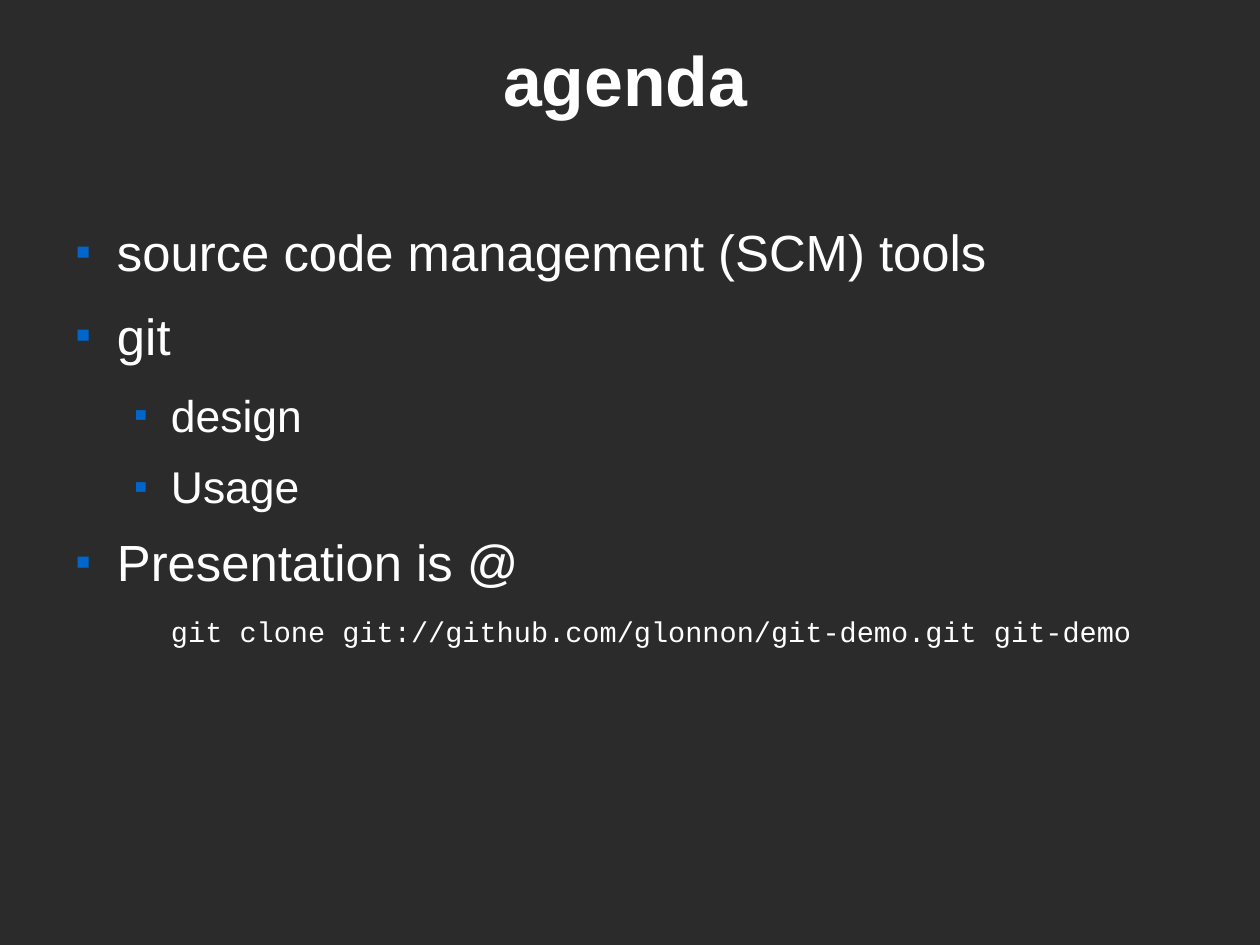
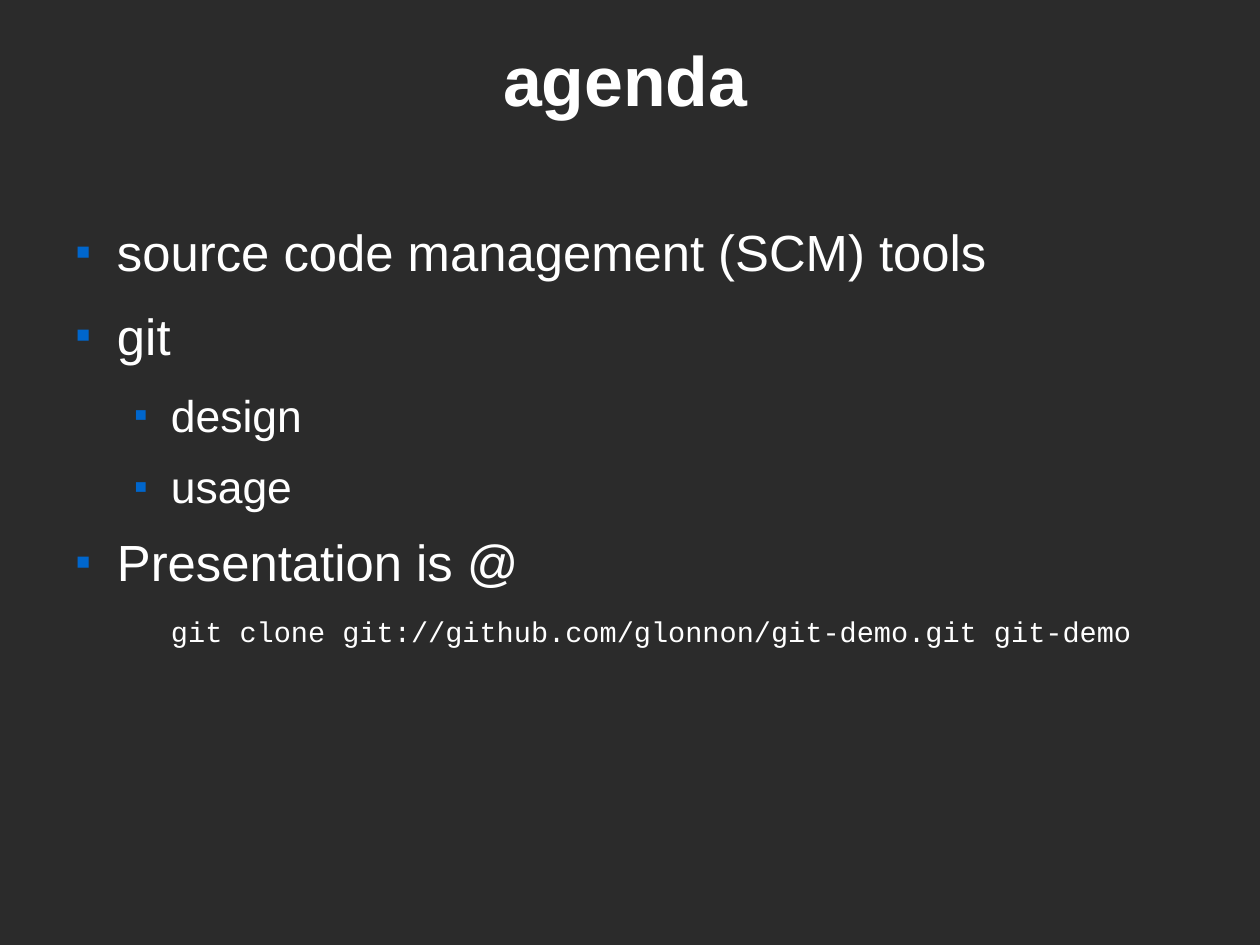
Before and after one commit to glonnon/git-demo, a slide deck: slide 2 of git_boise_web_tech.odp. Drawn at 1260x945 pixels with LibreOffice and Linux fonts; fonts in the diff are those of the drawing; background and template pictures are left out; a plain dark background stands for a picture behind light text. Boxes give left, top, right and bottom in pixels: in the first picture for what was removed or moved away, otherwise in the second. Text is boxed around its words. In the diff, an @@ line names an element or a change of style, - is before the commit and + after.

```diff
--- a/git_boise_web_tech.odp
+++ b/git_boise_web_tech.odp
@@ text at (171,479,292,513): text changed @@
-  ■ Usage
+  ■ usage
```
Also in this commit, not shown: 11 other slides changed.
